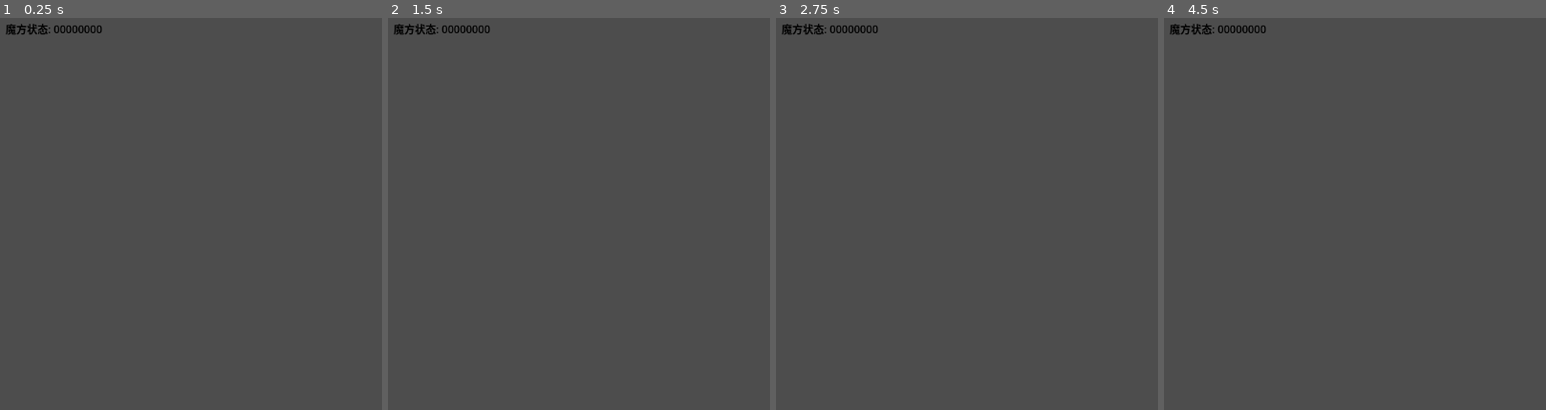
Above: before the commit, frames 1-4 (left to right).
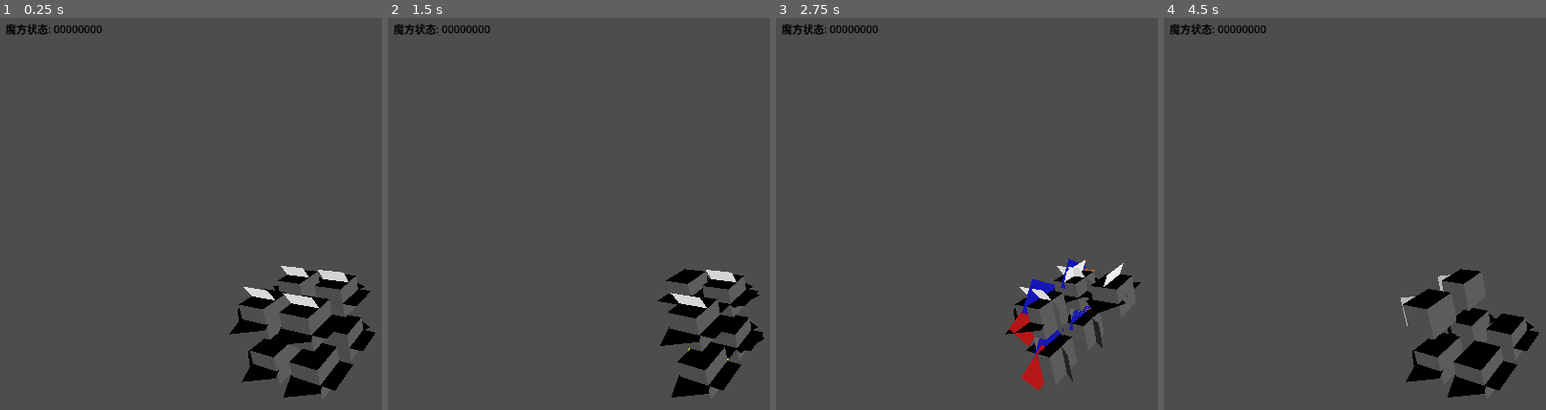
Above: after the commit, the same moments.

Repository: SH600570/godot_cube2-2
Game: Godot game, scene res://scenes/main.tscn
Two runs of this game, one before a commit and one after it. Both use one fixed random seed, a clock stepped at 60 frames per second and the inputs below.
Inputs:
- Up to frame 1 (0.25 s): no input
- Up to frame 2 (1.5 s): tap Enter at 0.5 s; hold D 0.53-1.28 s; tap U at 0.6 s; tap Space at 0.77, 1.25 s; tap L at 1.35 s
- Up to frame 3 (2.75 s): tap Space at 1.52 s; tap Enter at 2 s; hold D from 2.03 s (still down); tap R at 2.1 s
- Up to frame 4 (4.5 s): tap Space at 2.75, 3.02, 3.77, 4.25 s; tap F at 2.85 s; tap Enter at 3.5 s; release D at 3.53 s; tap B at 3.6 s; tap U at 4.35 s

The runs differ from the first frame. In frame 1, 4.5% of the frame differs, in the area x 60-99%, y 63-97%; in frame 2, 3.5%; in frame 3, 3.0%; in frame 4, 3.3%.
Error before the commit: Invalid assignment of property or key 'logic_pos' with value of type 'Vector3' on a base object of type 'Node3D'. (res://scripts/Cube2x2.gd:51)

Commit message:
不报错了，基类还没好，平面mess错乱的。

Diff:
--- a/scenes/CubePiece.tscn
+++ b/scenes/CubePiece.tscn
@@ -8,7 +8,7 @@
 [sub_resource type="PlaneMesh" id="PlaneMesh_1"]
 size = Vector3(1, 1, 1)
 
-[node name="CubePiece" type="Node3D" uid="uid://b9c5a3a9x8q5q"]
+[node name="CubePiece" type="Node3D"]
 script = ExtResource("1")
 
 [node name="CubeBody" type="MeshInstance3D" parent="."]
--- a/scenes/main.tscn
+++ b/scenes/main.tscn
@@ -5,8 +5,16 @@
 
 [node name="Main" type="Node" unique_id=1360712085]
 
-[node name="_#Cube2x2" type="Node3D" parent="." unique_id=398422202]
+[node name="Cube2x2" type="Node3D" parent="." unique_id=398422202]
 script = ExtResource("1")
 
-[node name="_#UIController" type="Node" parent="." unique_id=1116088140]
+[node name="Camera3D" type="Camera3D" parent="." unique_id=1086538194]
+transform = Transform3D(0.8987528, -0.010906803, 0.43831992, -0.10442959, 0.9655966, 0.23815474, -0.42583773, -0.25981587, 0.8666937, 6, 5.278892, 6.242255)
+current = true
+fov = 74.43894
+
+[node name="DirectionalLight3D" type="DirectionalLight3D" parent="." unique_id=1169199633]
+transform = Transform3D(0.52532196, 0.7240368, 0.4469983, 0, 0.52532196, -0.8509035, -0.8509035, 0.4469983, 0.27596316, 10, 10, 10)
+
+[node name="UIController" type="Node" parent="." unique_id=1116088140]
 script = ExtResource("2")
--- /dev/null
+++ b/scenes/test.tscn
@@ -0,0 +1,8 @@
+[gd_scene format=3 uid="uid://i21c0rgehed0"]
+
+[ext_resource type="Script" path="res://scripts/Cube2x2.gd" id="1"]
+
+[node name="Test" type="Node3D"]
+
+[node name="Cube2x2" type="Node3D" parent="."]
+script = ExtResource("1")
--- a/scripts/Cube2x2.gd
+++ b/scripts/Cube2x2.gd
@@ -39,17 +39,77 @@
 	create_pieces()
 
 func create_pieces():
-	# 加载 CubePiece 场景
-	var piece_scene = load("res://scenes/CubePiece.tscn")
-	if piece_scene == null:
-		print("Error: Failed to load CubePiece.tscn")
-		return
-
 	# 生成8个角块的逻辑坐标
+	print("Creating cube pieces...")
 	for pos in piece_positions:
-		var piece = piece_scene.instantiate()
+		# 动态创建 CubePiece 节点
+		var piece = CubePiece.new()
 		piece.logic_pos = pos
-		piece.position = pos * 0.5  # 缩放位置
+		piece.position = pos * 0.8  # 增大魔方大小，确保相机能够看到
+		print("Created piece at position: " + str(piece.position))
+
+		# 创建立方体本体
+		var cube_body = MeshInstance3D.new()
+		cube_body.name = "CubeBody"
+		var box_mesh = BoxMesh.new()
+		box_mesh.size = Vector3(1, 1, 1)
+		cube_body.mesh = box_mesh
+		# 添加默认材质
+		var material = StandardMaterial3D.new()
+		material.albedo_color = Color(0.5, 0.5, 0.5)
+		cube_body.material_override = material
+		piece.add_child(cube_body)
+
+		# 创建各个面
+		var plane_mesh = PlaneMesh.new()
+		plane_mesh.size = Vector2(1, 1)
+
+		# X+ 面
+		var face_xp = MeshInstance3D.new()
+		face_xp.name = "Face_X+"
+		face_xp.position = Vector3(0.5, 0, 0)
+		face_xp.mesh = plane_mesh
+		piece.add_child(face_xp)
+
+		# X- 面
+		var face_xn = MeshInstance3D.new()
+		face_xn.name = "Face_X-"
+		face_xn.position = Vector3(-0.5, 0, 0)
+		face_xn.mesh = plane_mesh
+		face_xn.rotation = Vector3(0, 180, 0)
+		piece.add_child(face_xn)
+
+		# Y+ 面
+		var face_yp = MeshInstance3D.new()
+		face_yp.name = "Face_Y+"
+		face_yp.position = Vector3(0, 0.5, 0)
+		face_yp.mesh = plane_mesh
+		face_yp.rotation = Vector3(90, 0, 0)
+		piece.add_child(face_yp)
+
+		# Y- 面
+		var face_yn = MeshInstance3D.new()
+		face_yn.name = "Face_Y-"
+		face_yn.position = Vector3(0, -0.5, 0)
+		face_yn.mesh = plane_mesh
+		face_yn.rotation = Vector3(-90, 0, 0)
+		piece.add_child(face_yn)
+
+		# Z+ 面
+		var face_zp = MeshInstance3D.new()
+		face_zp.name = "Face_Z+"
+		face_zp.position = Vector3(0, 0, 0.5)
+		face_zp.mesh = plane_mesh
+		face_zp.rotation = Vector3(0, 90, 0)
+		piece.add_child(face_zp)
+
+		# Z- 面
+		var face_zn = MeshInstance3D.new()
+		face_zn.name = "Face_Z-"
+		face_zn.position = Vector3(0, 0, -0.5)
+		face_zn.mesh = plane_mesh
+		face_zn.rotation = Vector3(0, -90, 0)
+		piece.add_child(face_zn)
 
 		# 设置颜色
 		set_piece_colors(piece)
@@ -133,6 +193,8 @@
 		pos_to_piece.erase(piece.logic_pos)
 		# 更新逻辑坐标
 		piece.logic_pos = piece.logic_pos.rotated(axis, deg_to_rad(angle))
+		# 更新实际位置
+		piece.position = piece.logic_pos * 0.8
 		# 添加新的位置映射
 		pos_to_piece[piece.logic_pos] = piece
 		# 重新设置颜色和隐藏面
--- a/scripts/UIController.gd
+++ b/scripts/UIController.gd
@@ -27,10 +27,10 @@
 	status_label.add_theme_color_override("font_color", Color(0, 0, 0))
 	add_child(status_label)
 
-func _unhandled_input(event):
+func _input(event):
 	# 处理键盘输入
 	if event is InputEventKey and event.pressed:
-		match event.scancode:
+		match event.keycode:
 			KEY_U:
 				cube.rotate_U()
 				update_status()
Not shown: 1 places in scenes/CubePiece.tscn that only renumber resources
Not shown, changed: debug.log
